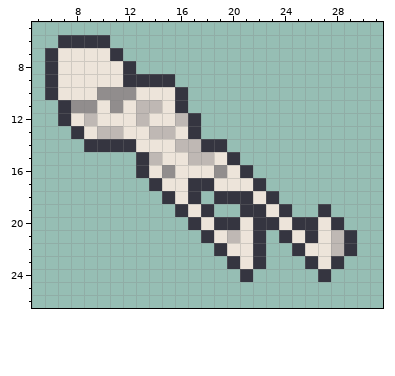
A pixel-art sprite gets an edit: Sprites/Skeleton/skeleton_up_0.png. That is the earlier state.
The file is 32x32 pixels. Shown: x 5..31, y 5..26.
New version:
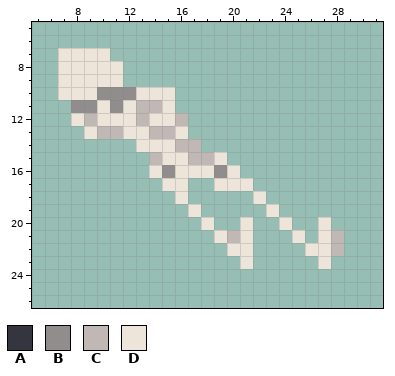
Palette (. is transparent): A #353540  B #918d8d  C #bfb8b4  D #ede4da
Edits made:
@@ x 5..31 @@
  5 ...........................
- 6 ..AAAA.....................
- 7 .ADDDDA....................
- 8 .ADDDDDA...................
- 9 .ADDDDDAAAA................
-10 .ADDDBBBDDDA...............
-11 ..ABBDBDCCDA...............
-12 ..ADCDDDCDDCA..............
-13 ...ADCCDDCCDA..............
-14 ....AAAADDDCCAA............
-15 ........ACDDCCDA...........
-16 ........ADBDDDBDA..........
-17 .........ADDAADDDA.........
-18 ..........ADA.AAADA........
-19 ...........ADA..AADA..A....
-20 ............ADAADAADAADA...
-21 .............ADCDA.ADADCA..
-22 ..............ADDA..ADDCA..
-23 ...............ADA...ADA...
-24 ................A.....A....
+ 6 ...........................
+ 7 ..DDDD.....................
+ 8 ..DDDDD....................
+ 9 ..DDDDD....................
+10 ..DDDBBBDDD................
+11 ...BBDBDCCD................
+12 ...DCDDDCDDC...............
+13 ....DCCDDCCD...............
+14 ........DDDCC..............
+15 .........CDDCCD............
+16 .........DBDDDBD...........
+17 ..........DD..DDD..........
+18 ...........D.....D.........
+19 ............D.....D........
+20 .............D..D..D..D....
+21 ..............DCD...D.DC...
+22 ...............DD....DDC...
+23 ................D.....D....
+24 ...........................
 25 ...........................
